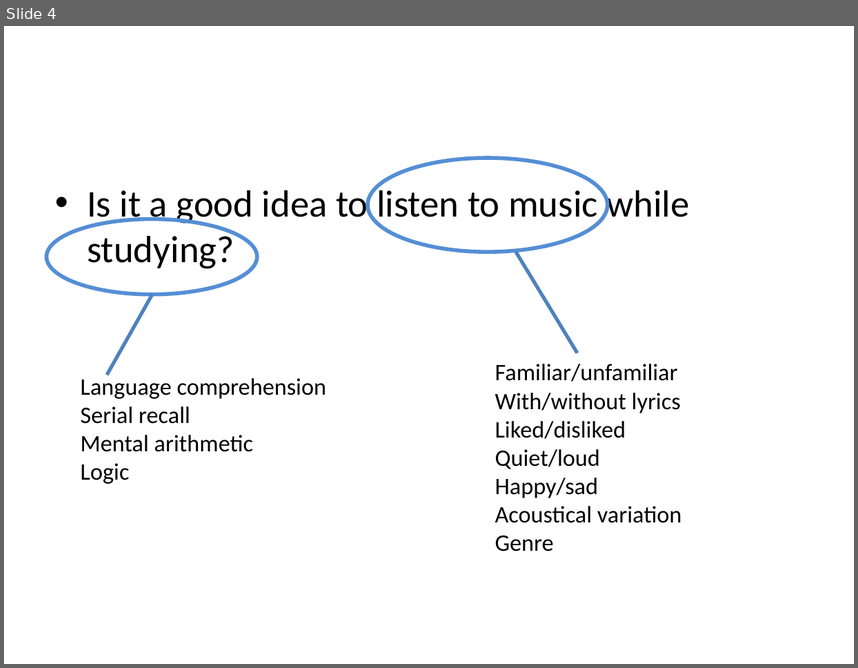
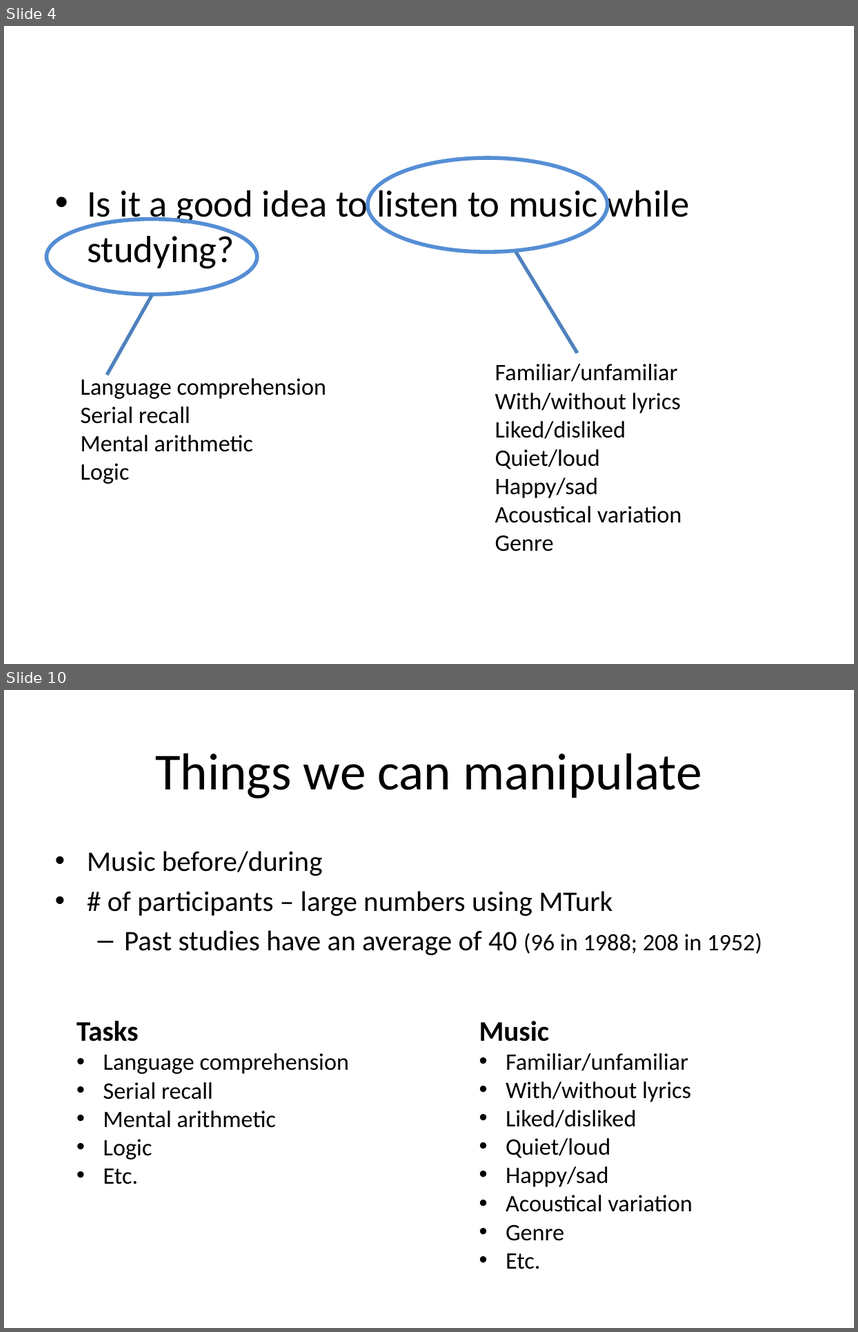
Before and after one commit to asternin/PhDProject, a slide deck: Meetings/22.08.2016-LabRetreat.pptx. Shown one above the other, each under a label of ours: slide 4 before the commit, slides 4 and 10 after it; the slides between them are not shown. The pictures are 858x668 and 858x1332 pixels, drawn with LibreOffice and Linux fonts; fonts in the diff are those of the drawing. Boxes give left, top, right and bottom in pixels: in the first picture for what was removed or moved away, otherwise in the second. Text is boxed around its words. In the diff, an @@ line names an element or a change of style, - is before the commit and + after.

```diff
--- a/Meetings/22.08.2016-LabRetreat.pptx
+++ b/Meetings/22.08.2016-LabRetreat.pptx
@@ slide 10 added at (4, 690, 854, 1328), background #FFFFFF @@
@@ title added at (155, 753, 702, 798), 44 pt, text #000000 @@
+Things we can manipulate
@@ text added at (87, 851, 762, 955), 24 pt, text #000000 @@
+• Music before/during
+• # of participants – large numbers using MTurk
+  – Past studies have an average of 40 (96 in 1988; 208 in 1952)
@@ text added at (76, 1021, 350, 1184), 20 pt, text #000000 @@
+Tasks
+• Language comprehension
+• Serial recall
+• Mental arithmetic
+• Logic
+• Etc.
@@ text added at (479, 1021, 692, 1269), 20 pt, text #000000 @@
+Music
+• Familiar/unfamiliar
+• With/without lyrics
+• Liked/disliked
+• Quiet/loud
+• Happy/sad
+• Acoustical variation
+• Genre
+• Etc.
```
Also in this commit, not shown: 5 slides changed, 2 other slides added, 3 slides removed, 8 other files.
